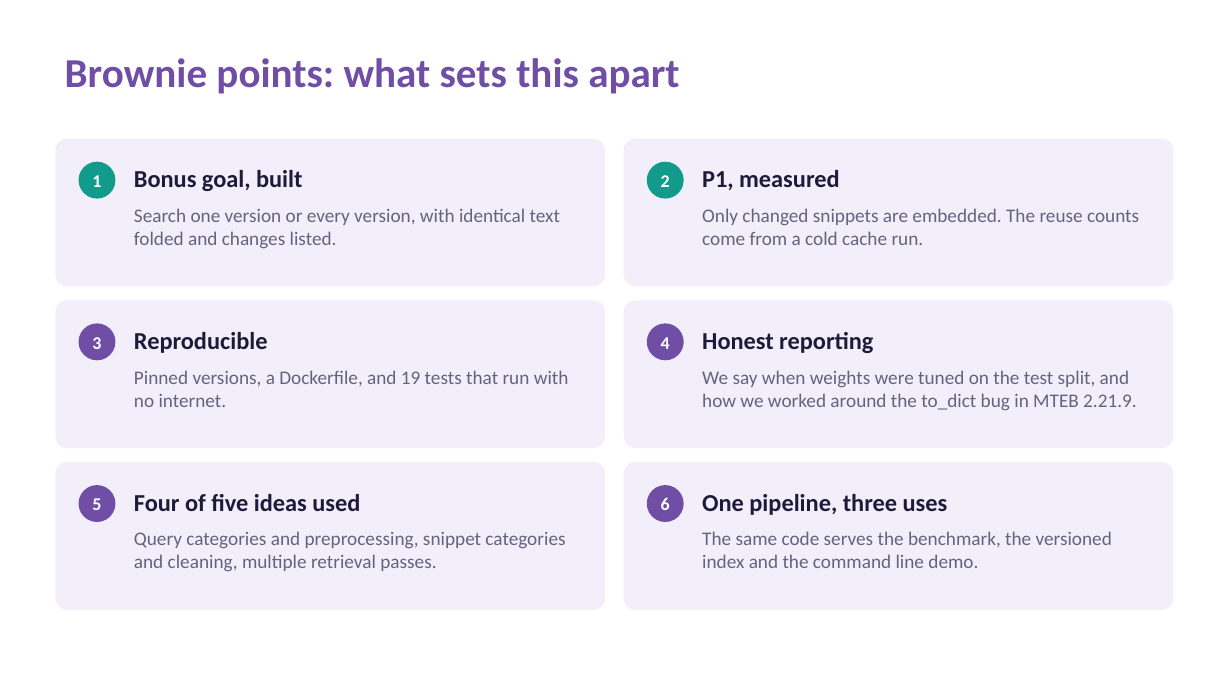
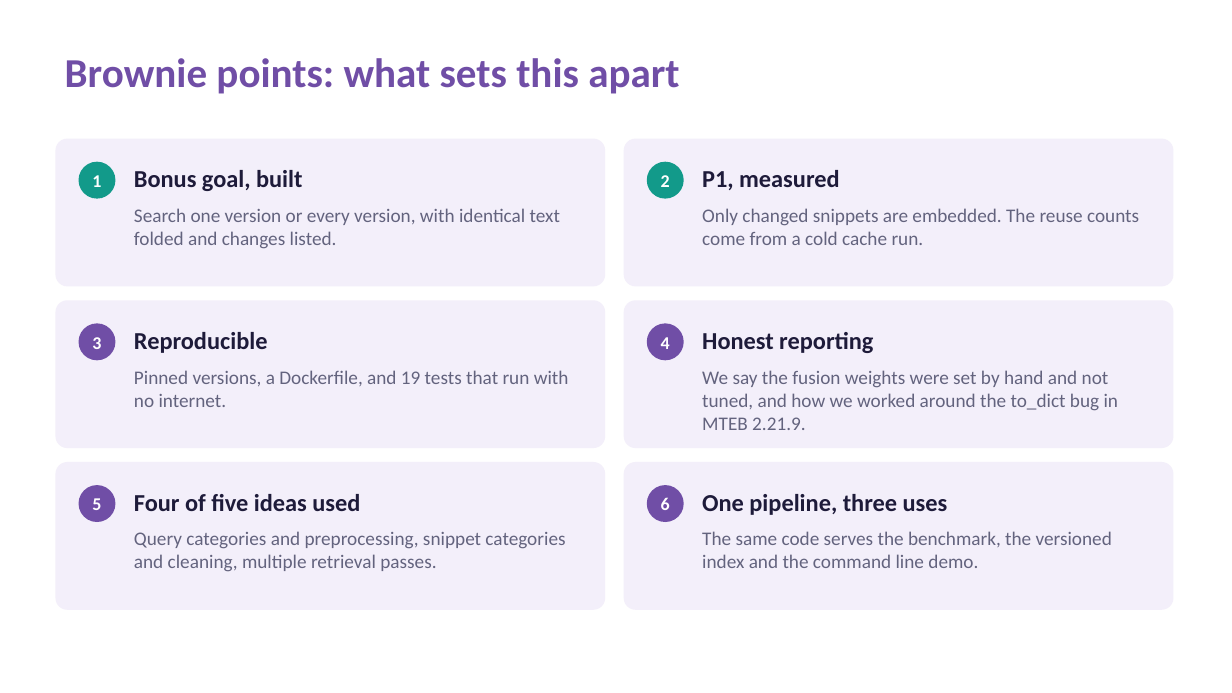
Before and after one commit to pj4real/prism-code-retrieval, a slide deck: slide 10 of submission/VITV_TeamName_Submission.pptx. Drawn at 1232x693 pixels with LibreOffice and Linux fonts; fonts in the diff are those of the drawing. Boxes give left, top, right and bottom in pixels: in the first picture for what was removed or moved away, otherwise in the second. Text is boxed around its words. In the diff, an @@ line names an element or a change of style, - is before the commit and + after.

```diff
--- a/submission/VITV_TeamName_Submission.pptx
+++ b/submission/VITV_TeamName_Submission.pptx
@@ text at (702, 370, 1119, 430): text changed @@
-We say when weights were tuned on the test split, and how we worked around the to_dict bug in MTEB 2.21.9.
+We say the fusion weights were set by hand and not tuned, and how we worked around the to_dict bug in MTEB 2.21.9.
```
Also in this commit, not shown: 7 other slides changed, 9 other files.
